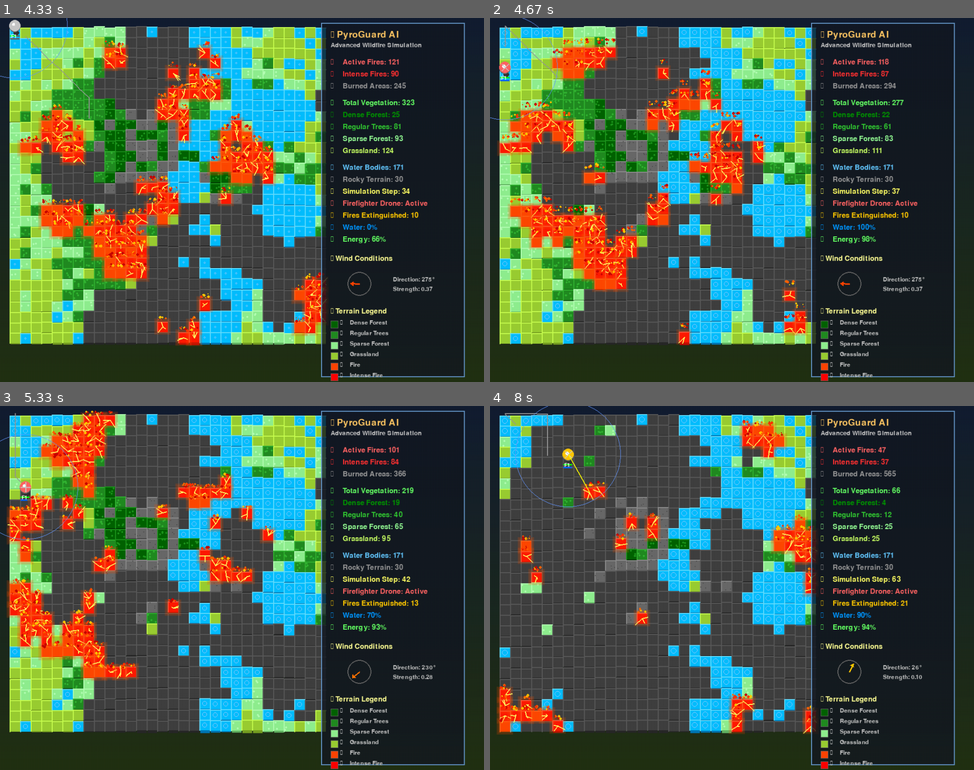
Above: before the commit, frames 1-4 (two rows, left to right).
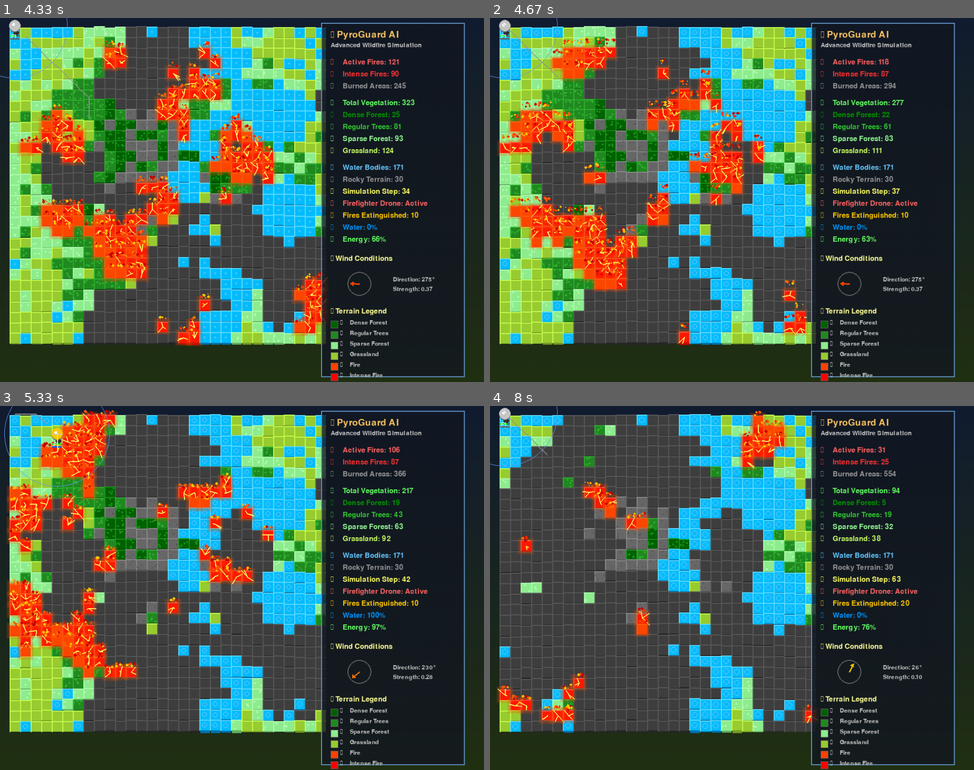
Above: after the commit, the same moments.

Repository: nirmal141/PyroguardAI
Game: pygame game, started from demo.py
The game is run twice, just before and just after one commit, with the same random seed, the same clock (stepped at 60 frames per second) and the same inputs.
Inputs (mouse positions are in pixels of both pictures, inside the frame that each line leads up to):
- Up to frame 1 (4.33 s): click (222, 214) at 0.43 s; tap Space at 0.67, 2.1 s; click (91, 145) at 1.27 s; move the mouse to (300, 232) at 1.57 s; click (300, 232) at 1.73 s; tap W at 2.18 s; move the mouse to (217, 294) at 2.53 s; click (217, 294) at 2.7 s; click (227, 138) at 3.17 s; click (174, 123) at 3.63 s; move the mouse to (58, 119) at 3.93 s; click (58, 119) at 4.1 s
- Up to frame 2 (4.67 s): tap Space at 4.47 s
- Up to frame 3 (5.33 s): tap Space at 4.83 s; tap W at 4.92 s; move the mouse to (101, 518) at 5.27 s
- Up to frame 4 (8 s): click (591, 518) at 5.43 s; tap Space at 5.8, 6.37, 6.73 s; tap W at 6.45 s; click (625, 518) at 7.27 s; move the mouse to (635, 617) at 7.57 s; click (635, 617) at 7.73 s

Frame 1 is identical in both runs. In frame 2, 0.4% of the frame differs, in the area x 0-80%, y 0-62%; in frame 3, 9.4%; in frame 4, 11%, in the area x 0-87%, y 0-91%.

Commit message:
feat: Add refueling system to drone with 5-step cooldown
- Add refueling_time and refueling_duration to drone state
- Implement _continue_refueling() method for base refueling process
- Add refueling status to get_status() method
- Drone now spends 5 steps at base for realistic refueling
- Prevents instant refueling for more realistic behavior

Diff:
--- a/simple_drone.py
+++ b/simple_drone.py
@@ -28,6 +28,10 @@
         self.known_fires = []    # List of detected fires
         self.patrol_target = None  # Current patrol destination
 
+        # Base refueling state
+        self.refueling_time = 0      # Time spent refueling at base
+        self.refueling_duration = 5  # Steps required to complete refueling
+
         # Performance tracking
         self.fires_extinguished = 0
         self.steps_taken = 0
@@ -47,6 +51,10 @@
         self.trail.append(tuple(self.position))
         if len(self.trail) > self.max_trail_length:
             self.trail.pop(0)
+
+        # Check if drone is currently refueling at base
+        if self.refueling_time > 0:
+            return self._continue_refueling()
 
         # Check if drone needs to return to base
         if self.energy < 20 or self.water_level == 0:
@@ -189,13 +197,12 @@
         base_position = (0, 0)  # Base at origin
 
         if self._distance_to(base_position) <= 1:
-            # Refuel at base
-            self.water_level = self.max_water
-            self.energy = self.max_energy
-            return {
-                'action': 'refueled',
-                'water_level': self.water_level,
-                'energy_level': self.energy
+            # Start refueling process at base
+            self.refueling_time = 1  # Start refueling timer
+            return {
+                'action': 'start_refueling',
+                'refueling_progress': 0,
+                'refueling_duration': self.refueling_duration
             }
         else:
             # Move towards base
@@ -204,6 +211,32 @@
                 'action': 'return_to_base',
                 'moved': moved,
                 'distance_to_base': self._distance_to(base_position)
+            }
+
+    def _continue_refueling(self) -> dict:
+        """Continue the refueling process at base."""
+        self.refueling_time += 1
+
+        # Check if refueling is complete
+        if self.refueling_time >= self.refueling_duration:
+            # Refueling complete - restore full resources
+            self.water_level = self.max_water
+            self.energy = self.max_energy
+            self.refueling_time = 0  # Reset refueling timer
+
+            return {
+                'action': 'refueled',
+                'water_level': self.water_level,
+                'energy_level': self.energy,
+                'refueling_progress': 100
+            }
+        else:
+            # Still refueling
+            progress = (self.refueling_time / self.refueling_duration) * 100
+            return {
+                'action': 'refueling',
+                'refueling_progress': progress,
+                'time_remaining': self.refueling_duration - self.refueling_time
             }
 
     def _move_towards_position(self, target_pos: Tuple[int, int]) -> bool:
@@ -262,7 +295,7 @@
 
     def get_status(self) -> dict:
 
-        return {
+        status = {
             'position': tuple(self.position),
             'water_level': self.water_level,
             'water_percentage': (self.water_level / self.max_water) * 100,
@@ -273,3 +306,13 @@
             'target_fire': self.target_fire,
             'steps_taken': self.steps_taken
         }
+
+        # Add refueling status if currently refueling
+        if self.refueling_time > 0:
+            status['refueling'] = True
+            status['refueling_progress'] = (self.refueling_time / self.refueling_duration) * 100
+            status['refueling_time_remaining'] = self.refueling_duration - self.refueling_time
+        else:
+            status['refueling'] = False
+
+        return status
